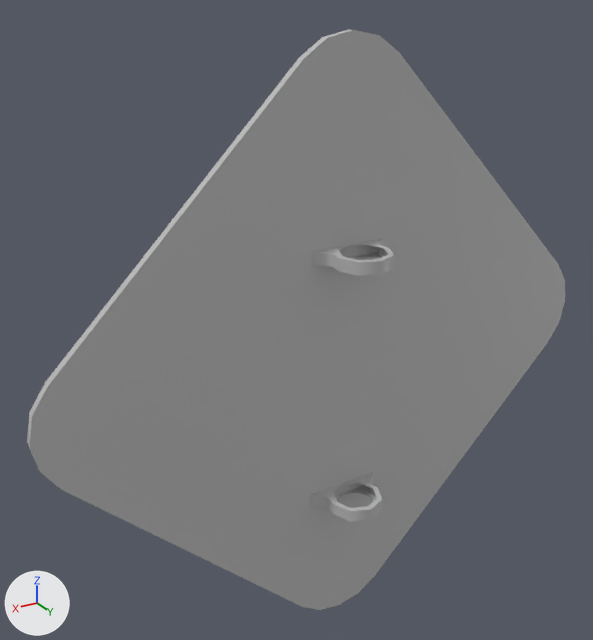
The FBX model Assets/Art_Assets/Streets/M_StreetSigns/SM_StreetSign_Warning.fbx as it was, and as the next commit left it.
Both versions are drawn from a camera (50 mm lens) standing at (0.493, 0.682, 0.444) and looking at (0.049, -0.058, 0.074). The axes (+X, +Y, +Z) are drawn at lower left. The lights are the same throughout. Where no turn or scale is listed for an object, it has been applied to the vertices.

Names of what the first picture shows: 'SM_StreetSign_Warning'.
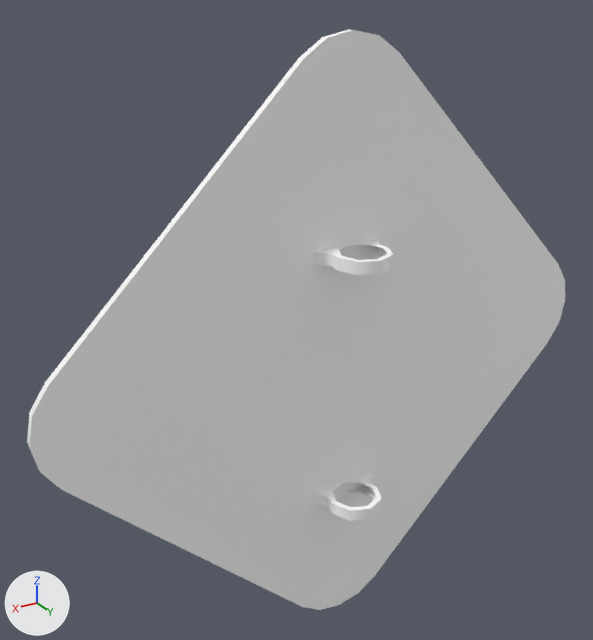
Changed parts and their boxes (x1, y1, x2, y2) in the pictures (593 x 640 px; the box of a moved part takes in the faces that stretch with it):
```json
{"part": 1, "of": "me_mesh", "change": "moved or reshaped", "before": [309, 239, 394, 521], "after": [311, 239, 394, 521]}
{"part": 2, "of": "me_mesh", "change": "recoloured", "before": [27, 29, 565, 610], "after": [27, 29, 565, 610]}
```

Edits to the scene script, one JSON object a line:
```json
{"op": "add", "block": "mat_streetsigns", "code": ["mat_streetsigns = principled_material('StreetSigns')", "mat_streetsigns.base_color = (1.0, 1.0, 1.0)  # white #ffffff"]}
{"block": "me_mesh", "where": "# used by ob_sm_streetsign_warning; location = (0.0, 0.0, 0.0)"}
{"op": "remove", "block": "me_mesh", "code": "me_mesh.from_pydata(...)  # 140 vertices, 118 faces; spans x -0.364..0.364, y -0.038..0.033, z -0.342..0.386"}
{"op": "add", "block": "me_mesh", "code": "me_mesh.from_pydata(...)  # 119 vertices, 104 faces; spans x -0.364..0.364, y -0.038..0.032, z -0.342..0.386"}
{"block": "me_mesh", "change": "me_mesh part 1"}
{"block": "me_mesh", "change": "94 vertices are removed from x -0.048..0.048, y -0.028..0.033, z -0.163..0.163"}
{"block": "me_mesh", "change": "80 faces are deleted"}
{"block": "me_mesh", "change": "3 vertices in x 0.0, y -0.027, z -0.163..0.163 move by (0.0, -0.003, 0.0)"}
{"block": "me_mesh", "change": "67 vertices are added at x -0.048..0.048, y -0.03..0.032, z -0.163..0.163"}
{"block": "me_mesh", "change": "6 new vertices lie (-0.019, 0.008, 0.0) away from vertices in x 0.0..0.019, y -0.028..0.017, z -0.163..0.163"}
{"block": "me_mesh", "change": "66 new faces join them"}
{"block": "me_mesh", "change": "me_mesh part 2: 38 faces spanning x -0.364..0.364, y -0.038..-0.028, z -0.342..0.386 switch from mat_m_streetsigns (grey #bcbcbc) to mat_streetsigns (white #ffffff)"}
```
